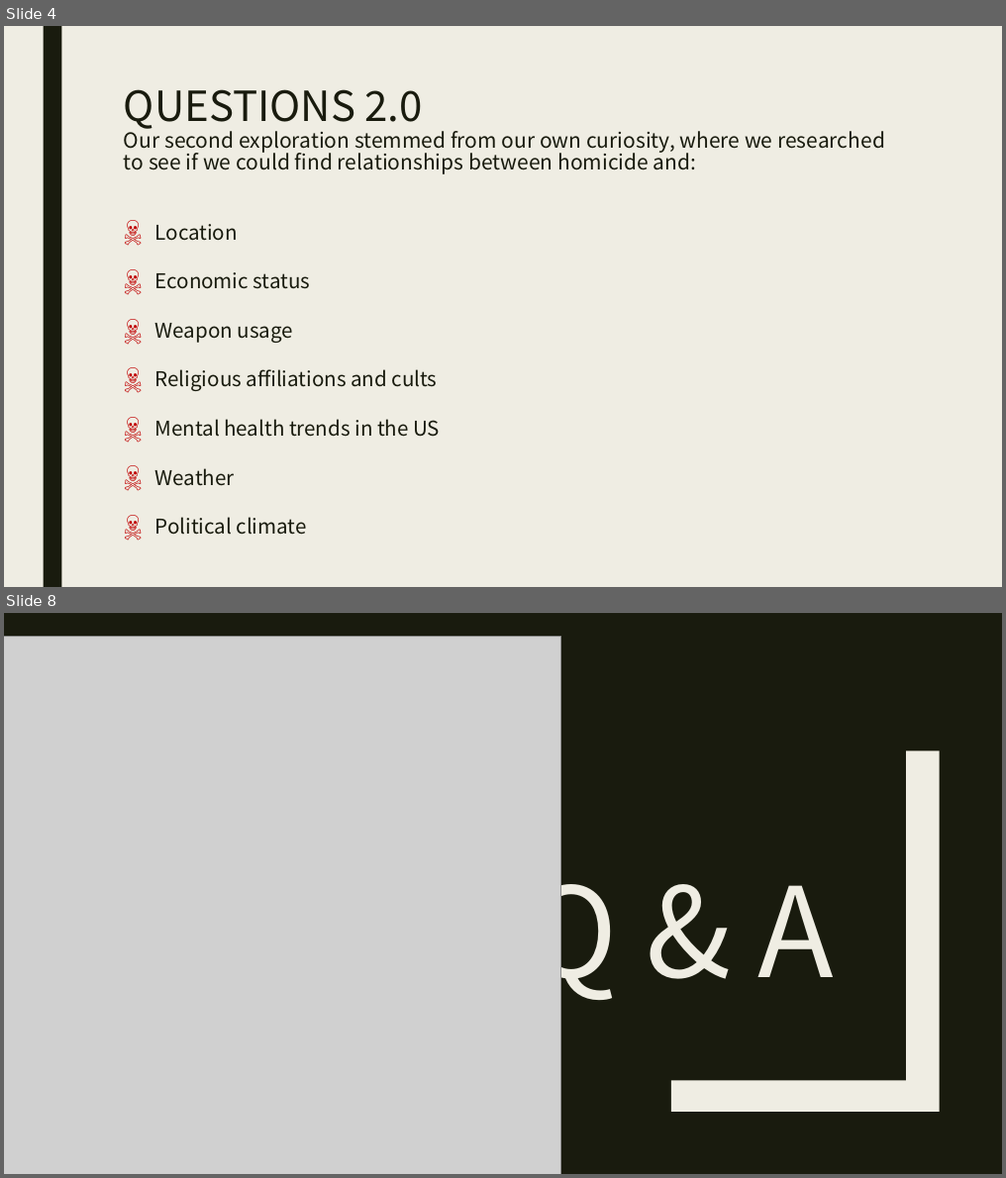
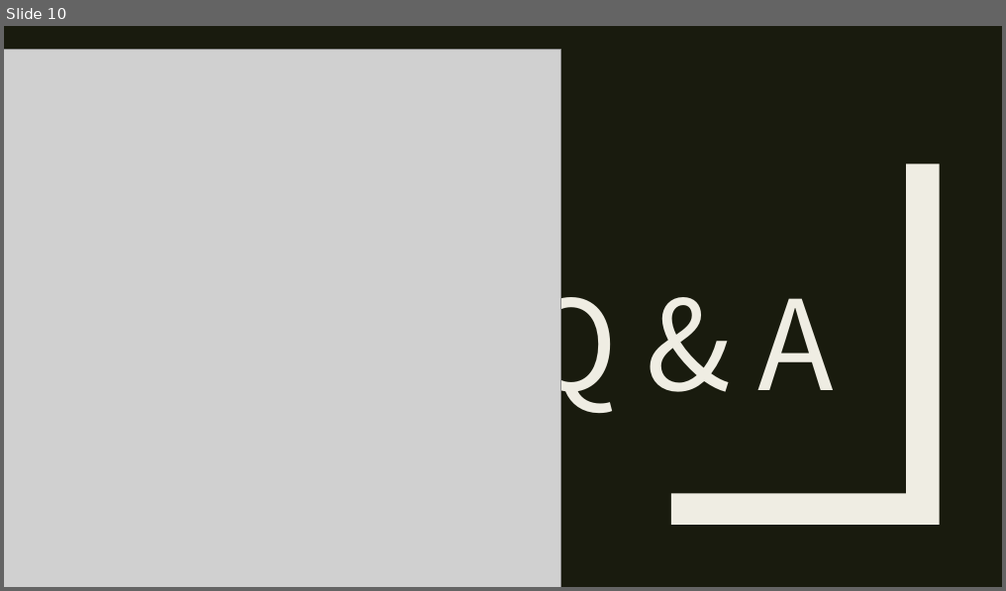
Before and after one commit to karenemcgee/HomicideMachineLearning, a slide deck: Homicide_Machine_Learning.pptx. Shown one above the other, each under a label of ours: slides 4 and 8 before the commit, slide 10 after it; the slides between them are not shown. The pictures are 1006x1178 and 1006x591 pixels, drawn with LibreOffice and Linux fonts; fonts in the diff are those of the drawing; grey boxes stand for pictures. Boxes give left, top, right and bottom in pixels: in the first picture for what was removed or moved away, otherwise in the second. Text is boxed around its words. In the diff, an @@ line names an element or a change of style, - is before the commit and + after.

```diff
--- a/Homicide_Machine_Learning.pptx
+++ b/Homicide_Machine_Learning.pptx
@@ slide 4 removed at bbox=[4, 26, 1002, 587], background #EFEDE3 @@
@@ rectangle removed at bbox=[43, 26, 61, 587] @@
@@ title removed at bbox=[124, 89, 885, 174] @@
-QUESTIONS 2.0
-Our second exploration stemmed from our own curiosity, where we researched to see if we could find relationships between homicide and:
@@ text removed at bbox=[155, 224, 440, 535] @@
-☠ Location
-☠ Economic status
-☠ Weapon usage
-☠ Religious affiliations and cults
-☠ Mental health trends in the US
-☠ Weather
-☠ Political climate
@@ what was slide 8 is now slide 10 @@
```
Also in this commit, not shown: 2 slides changed, 6 slides added, 3 other slides removed.
